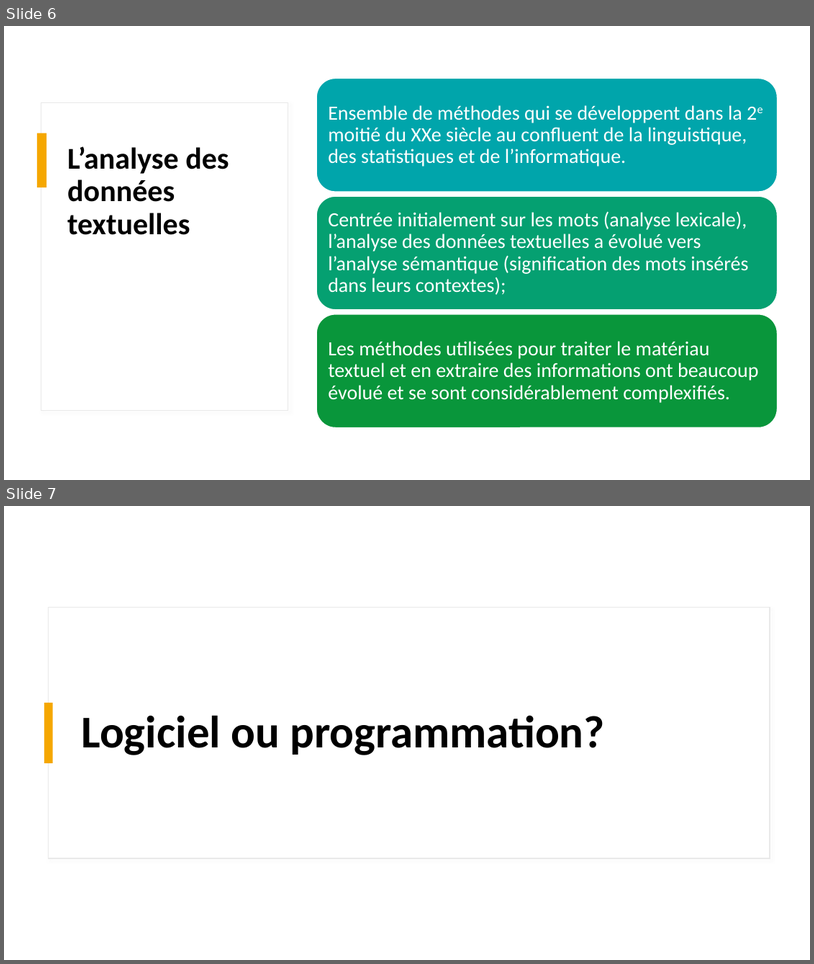
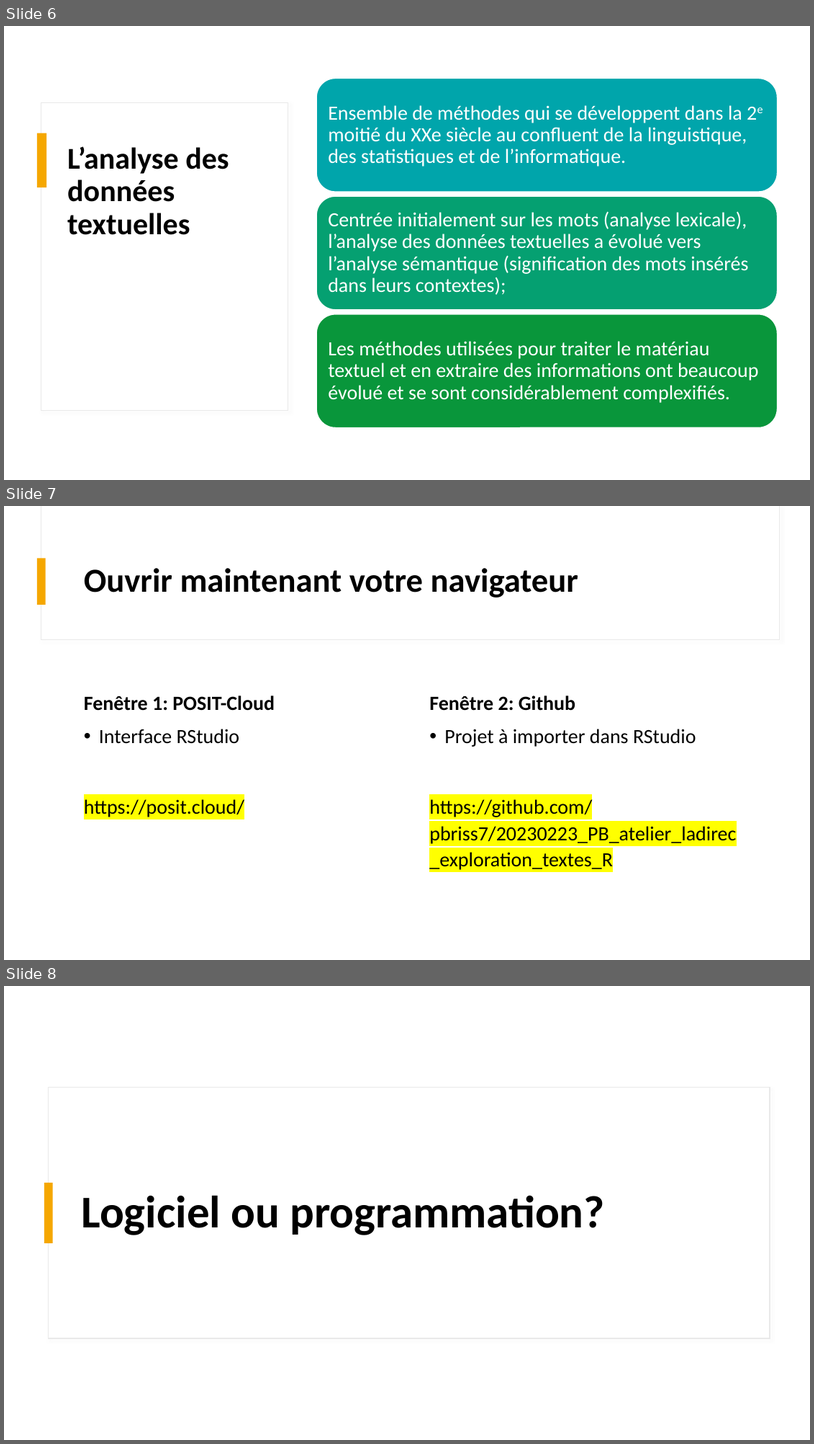
Before and after one commit to pbriss7/20230223_PB_atelier_ladirec_exploration_textes_R, a slide deck: Introduction_EDA_R.pptx. Shown one above the other, each under a label of ours: slides 6 and 7 before the commit, slides 6, 7 and 8 after it. The pictures are 814x964 and 814x1444 pixels, drawn with LibreOffice and Linux fonts; fonts in the diff are those of the drawing. Boxes give left, top, right and bottom in pixels: in the first picture for what was removed or moved away, otherwise in the second. Text is boxed around its words. In the diff, an @@ line names an element or a change of style, - is before the commit and + after.

```diff
--- a/Introduction_EDA_R.pptx
+++ b/Introduction_EDA_R.pptx
@@ slide 7 added at [4,506,810,960], background #FFFFFF; not listed: 2 template elements that a slide beside it also shows @@
@@ rectangle added at [37,558,46,605], fill #F5A700 @@
@@ title added at [84,568,579,597], 40 pt, text #000000, bold @@
+Ouvrir maintenant votre navigateur
@@ text added at [84,695,275,710], 24 pt, text #000000, bold @@
+Fenêtre 1: POSIT-Cloud
@@ text added at [430,695,576,710], 24 pt, text #000000, bold @@
+Fenêtre 2: Github
@@ text added at [84,728,244,817], 24 pt, text #000000 @@
+• Interface RStudio
+https://posit.cloud/
@@ text added at [430,728,736,870], 24 pt, text #000000 @@
+• Projet à importer dans RStudio
+https://github.com/pbriss7/20230223_PB_atelier_ladirec_exploration_textes_R
@@ what was slide 7 is now slide 8 @@
```
Also in this commit, not shown: 3 slides changed.
